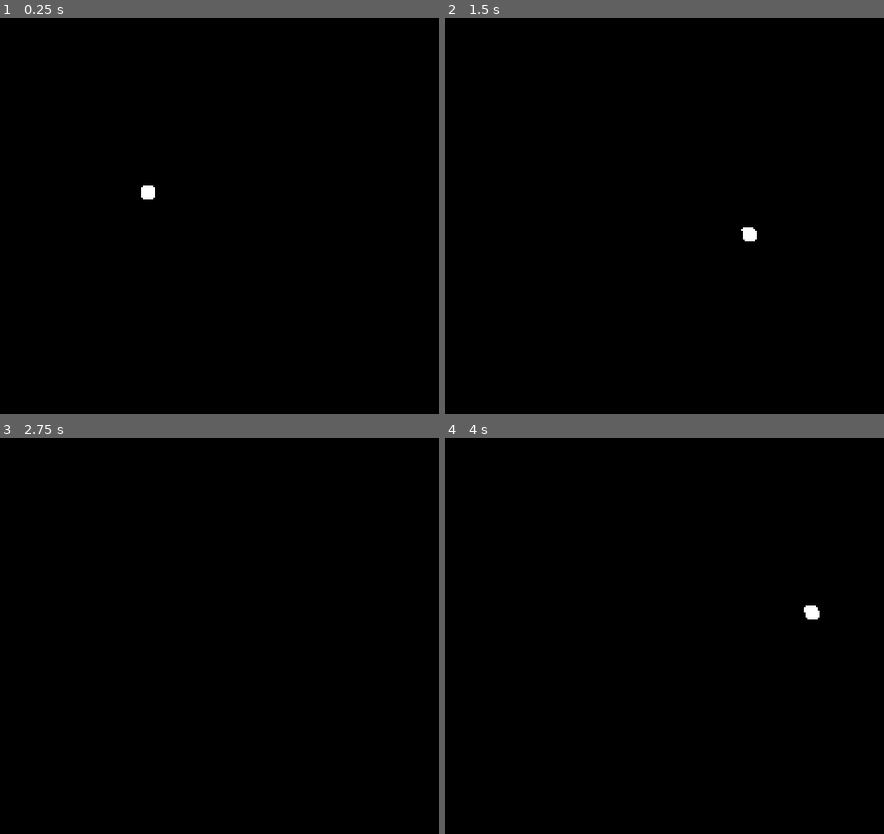
Above: before the commit, frames 1-4 (two rows, left to right).
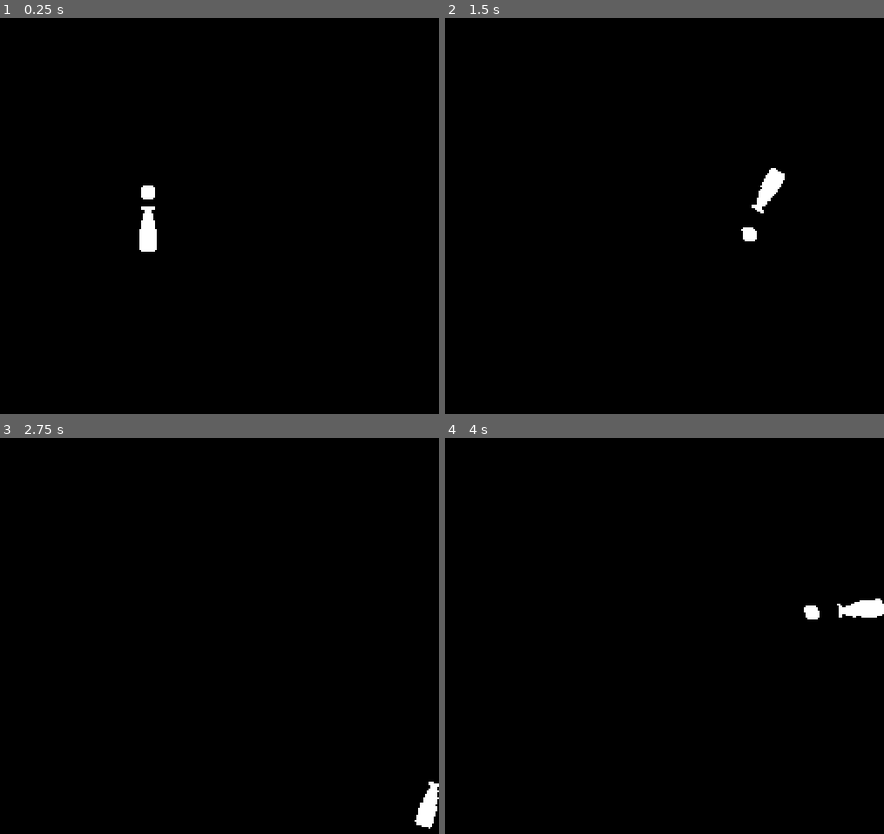
Above: after the commit, the same moments.

Repository: deltea/jumbotron
Game: Godot game, scene res://rooms/main.tscn
The game is run twice, just before and just after one commit, with the same random seed, the same clock (stepped at 60 frames per second) and the same inputs.
Inputs (mouse positions are in pixels of both pictures, inside the frame that each line leads up to):
- Up to frame 1 (0.25 s): no input
- Up to frame 2 (1.5 s): tap Enter at 0.5 s; move the mouse to (725, 156) at 0.52 s; hold D (right) 0.53-1.28 s; click (725, 156) at 0.6 s; move the mouse to (493, 212) at 1.27 s; hold S (down) from 1.28 s (still down); click (493, 212) at 1.35 s
- Up to frame 3 (2.75 s): move the mouse to (215, 481) at 2.02 s; release S (down) at 2.03 s; hold D (right) from 2.03 s (still down); click (215, 481) at 2.1 s
- Up to frame 4 (4 s): move the mouse to (576, 715) at 2.77 s; release D (right) at 2.78 s; hold W (up) 2.78-3.53 s; click (576, 715) at 2.85 s; tap Space at 3.5 s; move the mouse to (774, 687) at 3.52 s; hold A (left) from 3.53 s (still down); click (774, 687) at 3.6 s

The runs differ from the first frame. In frame 1, 0.4% of the frame differs, in the area x 31-36%, y 47-60%; in frame 2, 0.4%; in frame 3, 0.4%; in frame 4, 0.4%, in the area x 89-100%, y 40-46%.

Commit message:
dynamics!

Diff:
--- /dev/null
+++ b/autoloads/Dynamics.gd
@@ -0,0 +1,22 @@
+extends Node
+
+const dynamics_solver_script = preload("res://utils/dynamics_solver.gd")
+const dynamics_solver_vector_script = preload("res://utils/dynamics_solver_vector.gd")
+
+func create_dynamics(f: float, z: float, r: float):
+	var solver = Node.new()
+	solver.set_script(dynamics_solver_script)
+	solver.f = f
+	solver.z = z
+	solver.r = r
+	get_tree().root.call_deferred("add_child", solver)
+	return solver
+
+func create_dynamics_vector(f: float, z: float, r: float):
+	var solver = Node.new()
+	solver.set_script(dynamics_solver_vector_script)
+	solver.f = f
+	solver.z = z
+	solver.r = r
+	get_tree().root.call_deferred("add_child", solver)
+	return solver
--- a/project.godot
+++ b/project.godot
@@ -18,6 +18,7 @@
 [autoload]
 
 Clock="*uid://ccr2lkur8rihf"
+Dynamics="*uid://dlruv3m1r55gp"
 
 [display]
 
@@ -48,7 +49,7 @@
 "events": [Object(InputEventKey,"resource_local_to_scene":false,"resource_name":"","device":-1,"window_id":0,"alt_press …(192 unchanged characters)…
 ]
 }
-click={
+lmb={
 "deadzone": 0.2,
 "events": [Object(InputEventMouseButton,"resource_local_to_scene":false,"resource_name":"","device":-1,"window_id":0,"a …(253 unchanged characters)…
 ]
--- a/rooms/main.tscn
+++ b/rooms/main.tscn
@@ -6,4 +6,3 @@
 
 [node name="Player" parent="." unique_id=52043050 instance=ExtResource("1_x4obk")]
 position = Vector2(153, 165)
-move_speed = 120.0
--- a/scenes/player.gd
+++ b/scenes/player.gd
@@ -4,12 +4,32 @@
 @export var move_speed = 120.0
 @export var walk_tilt = 8.0
 @export var walk_tilt_speed = 1500.0
+@export var bat_rot_offset = 125.0
 
 @onready var sprite: Sprite2D = $Sprite2D
+@onready var bat: Node2D = $Bat
+
+@onready var bat_pos_dynamics: DynamicsSolverVector = Dynamics.create_dynamics_vector(8, 1, 2)
+@onready var bat_rot_dynamics: DynamicsSolver = Dynamics.create_dynamics(8, 1, 2)
+
+var target_bat_rot = bat_rot_offset
+
+func _ready() -> void:
+	bat_pos_dynamics.set_value(position)
 
 func _physics_process(dt: float) -> void:
 	var input = Input.get_vector("left", "right", "up", "down")
 	velocity = input.normalized() * move_speed
-	sprite.rotation_degrees = sin(Clock.time * walk_tilt_speed * dt) * walk_tilt if input else 0
+	sprite.rotation_degrees = sin(Clock.time * walk_tilt_speed * dt) * walk_tilt if input else 0.0
+
+	var mouse_angle = get_angle_to(get_global_mouse_position()) + PI/2
+	bat.position = bat_pos_dynamics.update(global_position)
+	bat.rotation = mouse_angle + bat_rot_dynamics.update(deg_to_rad(target_bat_rot))
+
+	if Input.is_action_just_pressed("lmb"):
+		swing_bat()
 
 	move_and_slide()
+
+func swing_bat():
+	target_bat_rot = -target_bat_rot
--- a/scenes/player.tscn
+++ b/scenes/player.tscn
@@ -2,12 +2,12 @@
 
 [ext_resource type="Script" uid="uid://xo1cjsjsjkrq" path="res://scenes/player.gd" id="1_3vyb7"]
 [ext_resource type="Texture2D" uid="uid://chrjtaffam0u3" path="res://assets/player.png" id="2_g2els"]
+[ext_resource type="Texture2D" uid="uid://bf35v285lvsrk" path="res://assets/bat.png" id="3_qhqgy"]
 
 [sub_resource type="CapsuleShape2D" id="CapsuleShape2D_g2els"]
 
 [node name="Player" type="CharacterBody2D" unique_id=52043050]
 script = ExtResource("1_3vyb7")
-move_speed = null
 
 [node name="Sprite2D" type="Sprite2D" parent="." unique_id=949096534]
 position = Vector2(0, 4)
@@ -16,3 +16,10 @@
 
 [node name="CollisionShape2D" type="CollisionShape2D" parent="." unique_id=1097153622]
 shape = SubResource("CapsuleShape2D_g2els")
+
+[node name="Bat" type="Node2D" parent="." unique_id=2085546401]
+top_level = true
+
+[node name="Sprite2D" type="Sprite2D" parent="Bat" unique_id=866656405]
+position = Vector2(0, -21)
+texture = ExtResource("3_qhqgy")
--- /dev/null
+++ b/utils/dynamics_solver.gd
@@ -0,0 +1,49 @@
+class_name DynamicsSolver extends Node
+
+@export_group("Dynamics")
+
+var f: float
+var z: float
+var r: float
+
+var xp: float
+var xd: float
+var y: float
+var yd: float
+
+var k1: float
+var k2: float
+var k3: float
+
+var T: float
+
+func _ready() -> void:
+	k1 = z / (PI * f)
+	k2 = 1 / ((2 * PI * f) * (2 * PI * f))
+	k3 = r * z / (2 * PI * f)
+
+	reset()
+
+func _process(delta: float) -> void:
+	T = delta
+
+func update(x: float):
+	if xd == null:
+		xd = (x - xp) / T
+		xp = x
+
+	var k2_stable = max(k2, T * T / 2 + T * k1 / 2, T * k1)
+	y = y + T * yd
+	yd = yd + T * (x + k3 * xd - y - k1 * yd) / k2_stable
+
+	return y
+
+func reset():
+	xp = 0
+	xd = 0
+	y = 0
+	yd = 0
+
+func set_value(new_value: float):
+	reset()
+	y = new_value
--- /dev/null
+++ b/utils/dynamics_solver_vector.gd
@@ -0,0 +1,49 @@
+class_name DynamicsSolverVector extends Node
+
+@export_group("Dynamics")
+
+var f: float
+var z: float
+var r: float
+
+var xp: Vector2
+var xd: Vector2
+var y: Vector2
+var yd: Vector2
+
+var k1: float
+var k2: float
+var k3: float
+
+var T: float
+
+func _ready() -> void:
+	k1 = z / (PI * f)
+	k2 = 1 / ((2 * PI * f) * (2 * PI * f))
+	k3 = r * z / (2 * PI * f)
+
+	reset()
+
+func _process(delta: float) -> void:
+	T = delta
+
+func update(x: Vector2):
+	if xd == null:
+		xd = (x - xp) / T
+		xp = x
+
+	var k2_stable = max(k2, T * T / 2 + T * k1 / 2, T * k1)
+	y = y + T * yd
+	yd = yd + T * (x + k3 * xd - y - k1 * yd) / k2_stable
+
+	return y
+
+func reset():
+	xp = Vector2.ZERO
+	xd = Vector2.ZERO
+	y = Vector2.ZERO
+	yd = Vector2.ZERO
+
+func set_value(new_value: Vector2):
+	reset()
+	y = new_value
Binary file added: assets/bat.png
Not shown, added: assets/bat.png.import
Not shown, added: autoloads/Dynamics.gd.uid
Not shown, added: utils/dynamics_solver.gd.uid
Not shown, added: utils/dynamics_solver_vector.gd.uid
Not shown, changed: README.md
